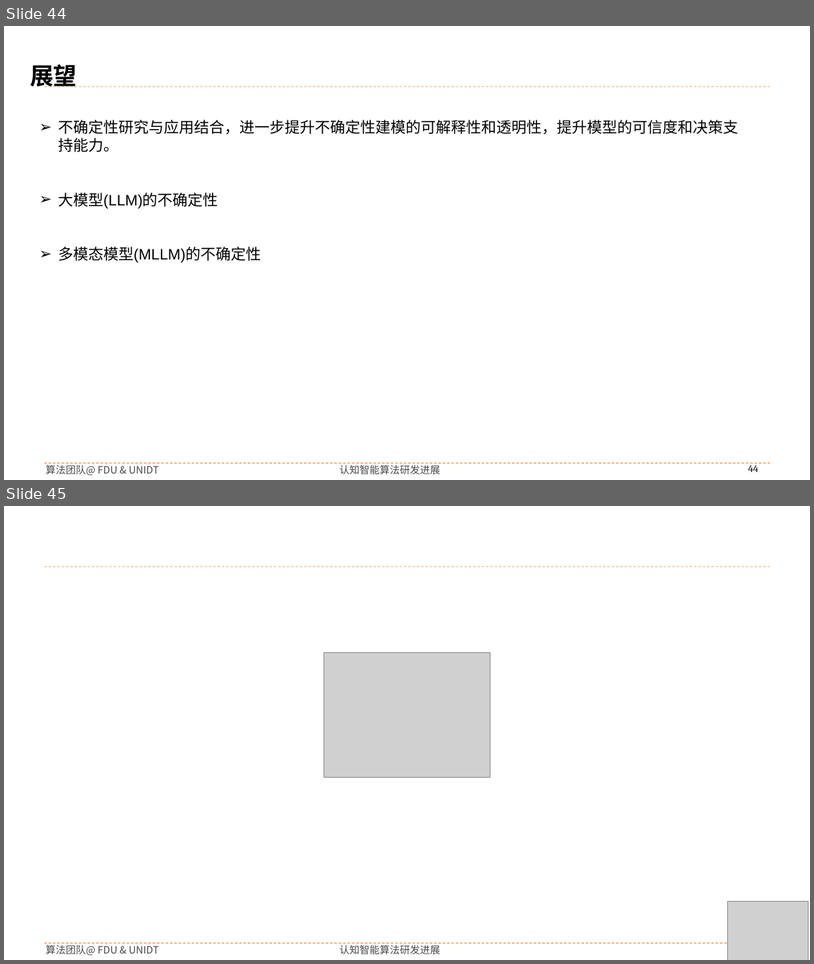
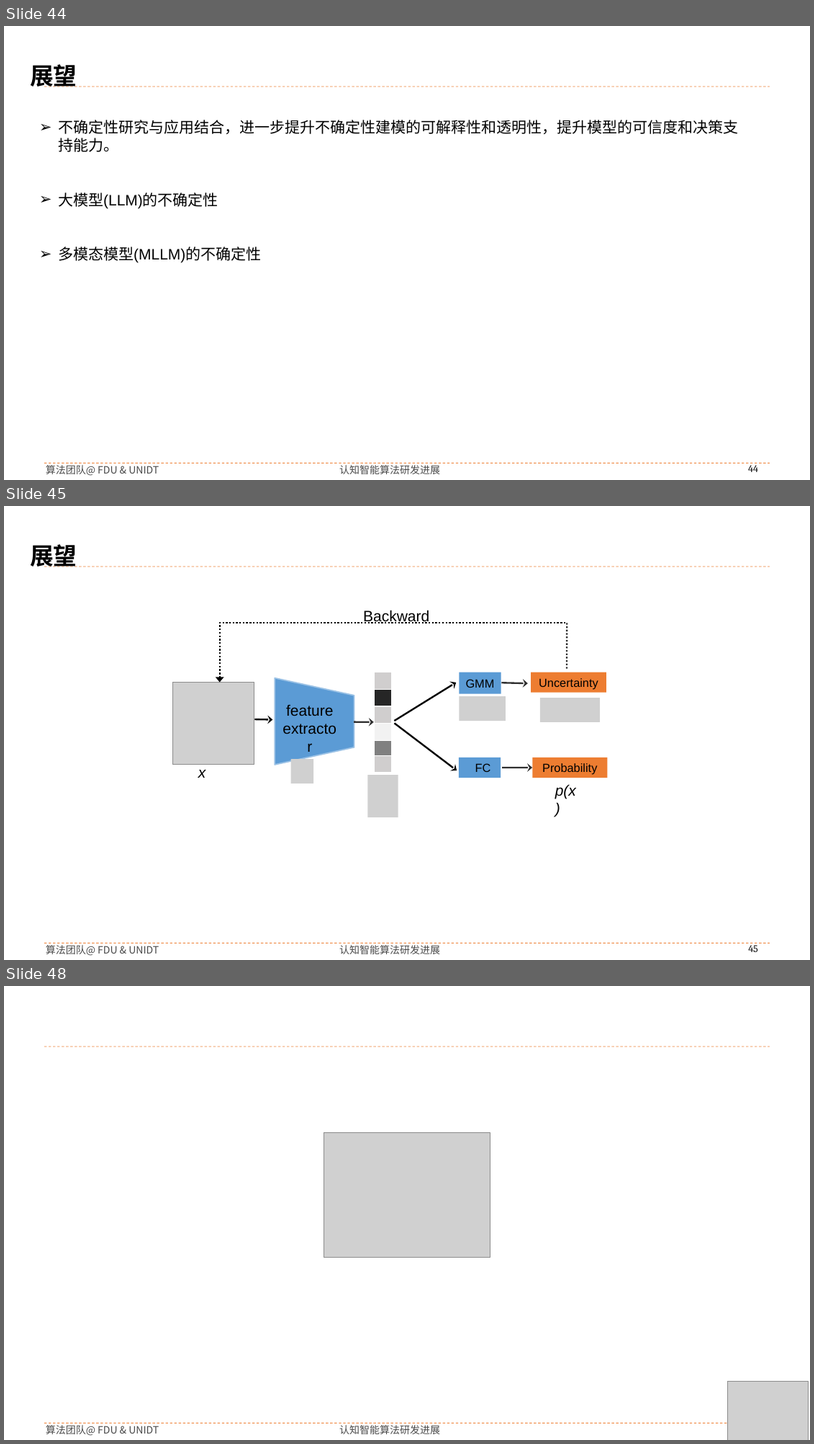
Before and after one commit to buyizhiyou/YYMUncertainty, a slide deck: pre/2024-12-21.pptx. Shown one above the other, each under a label of ours: slides 44 and 45 before the commit, slides 44, 45 and 48 after it; the slides between them are not shown. The pictures are 814x964 and 814x1444 pixels, drawn with LibreOffice and Linux fonts; fonts in the diff are those of the drawing; grey boxes stand for pictures; background and template pictures are left out. Boxes give left, top, right and bottom in pixels: in the first picture for what was removed or moved away, otherwise in the second. Text is boxed around its words. In the diff, an @@ line names an element or a change of style, - is before the commit and + after.

```diff
--- a/pre/2024-12-21.pptx
+++ b/pre/2024-12-21.pptx
@@ slide 45 added at bbox=[4, 506, 810, 960], background #FFFFFF; not listed: 5 template elements that a slide beside it also shows @@
@@ text added at bbox=[30, 544, 77, 566], 28 pt, text #000000, bold @@
+展望
@@ group added at bbox=[172, 610, 608, 818]: 10 rectangles, 6 arrows, 5 pictures, 4 texts, 1 flow chart manual operation, 1 elbow arrow, 1 line @@
+FC
+GMM
+Probability
+Uncertainty
+x
+feature
+extractor
+p(x)
+Backward
@@ what was slide 45 is now slide 48 @@
```
Also in this commit, not shown: 2 other slides added, 53 other files.
